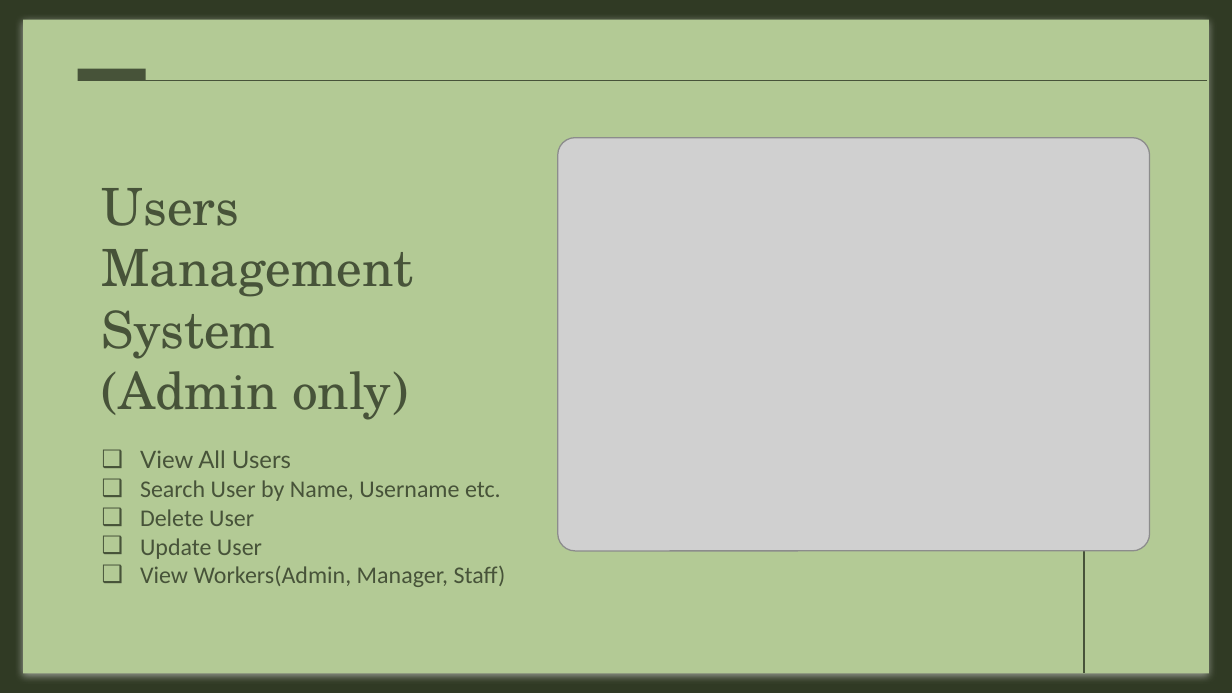
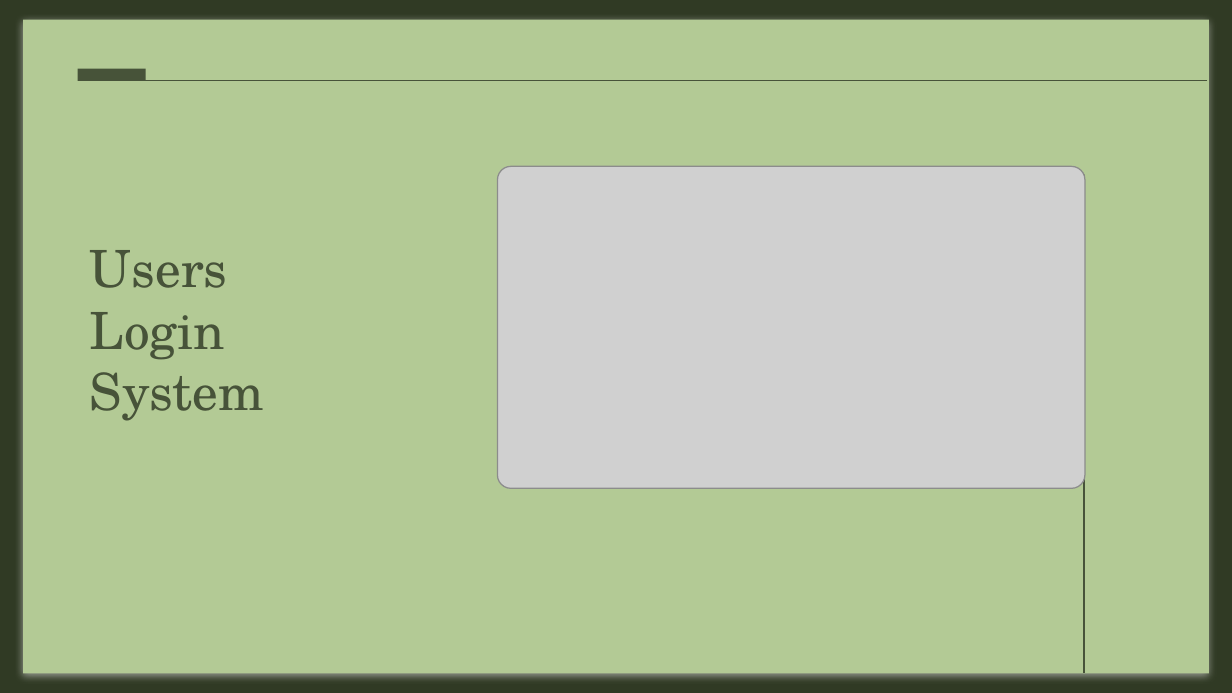
Before and after one commit to azharanowar/fathers-bank-cpp, a slide deck: slide 4 of Presentation.pptx. Drawn at 1232x693 pixels with LibreOffice and Linux fonts; fonts in the diff are those of the drawing; grey boxes stand for pictures. Boxes give left, top, right and bottom in pixels: in the first picture for what was removed or moved away, otherwise in the second. Text is boxed around its words. In the diff, an @@ line names an element or a change of style, - is before the commit and + after.

Commit message:
Presentation file updated

```diff
--- a/Presentation.pptx
+++ b/Presentation.pptx
@@ picture: place and size @@
-picture at <box>558,138,1149,551</box>
+picture at <box>498,166,1085,488</box>
@@ rectangle added at <box>1072,174,1085,242</box>, fill #475339 @@
@@ title at <box>90,250,264,421</box>: text changed @@
-Users
-Management
-System
-(Admin only)
+Users
+Login
+System
@@ subtitle removed at <box>140,450,506,587</box> @@
-❑ View All Users
-❑ Search User by Name, Username etc.
-❑ Delete User
-❑ Update User
-❑ View Workers(Admin, Manager, Staff)
```
Also in this commit, not shown: 3 other slides changed, 5 slides added, 7 slides removed.
